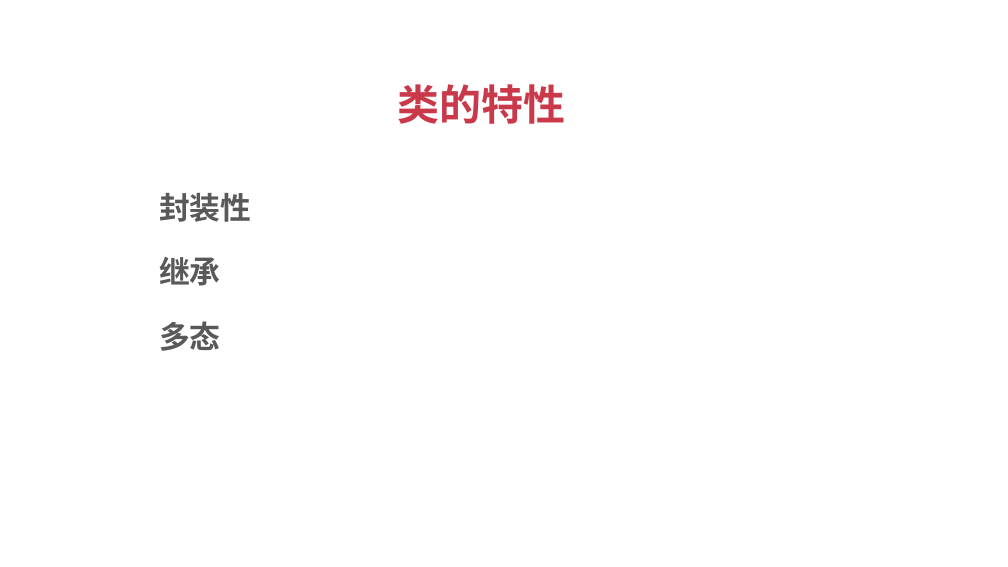
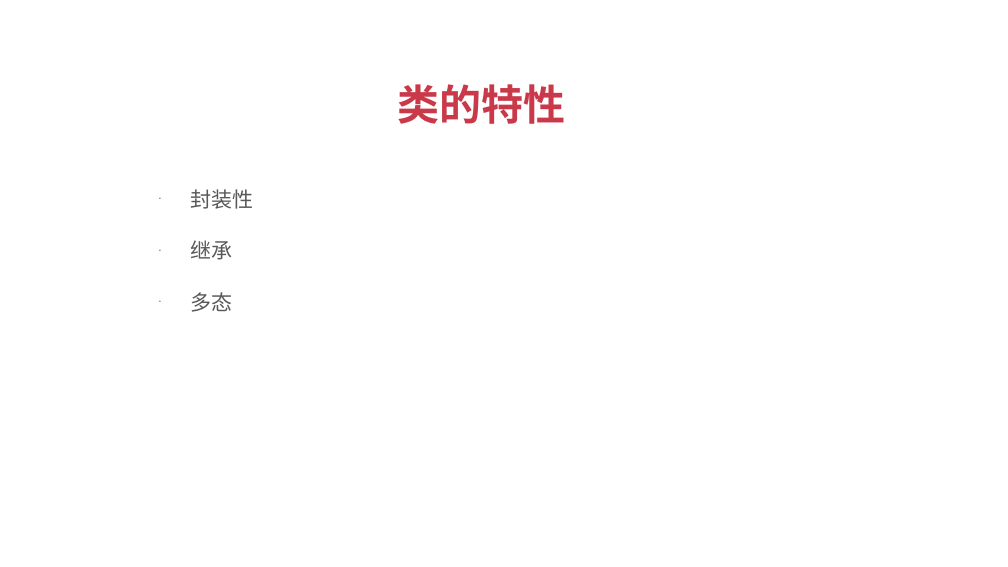
Before and after one commit to albert-feng/Python_OOP, a slide deck: slide 10 of ppt/2-面向对象概念.pptx. Drawn at 1008x567 pixels with LibreOffice and Linux fonts; fonts in the diff are those of the drawing. Boxes give left, top, right and bottom in pixels: in the first picture for what was removed or moved away, otherwise in the second. Text is boxed around its words. In the diff, an @@ line names an element or a change of style, - is before the commit and + after.

```diff
--- a/ppt/2-面向对象概念.pptx
+++ b/ppt/2-面向对象概念.pptx
@@ text "封装性" at (191, 189, 254, 312): size 22 to 15 pt, font Arial to Noto Sans CJK SC, bold off; bullet none to • @@
```
Also in this commit, not shown: 8 other slides changed, 6 other files.
